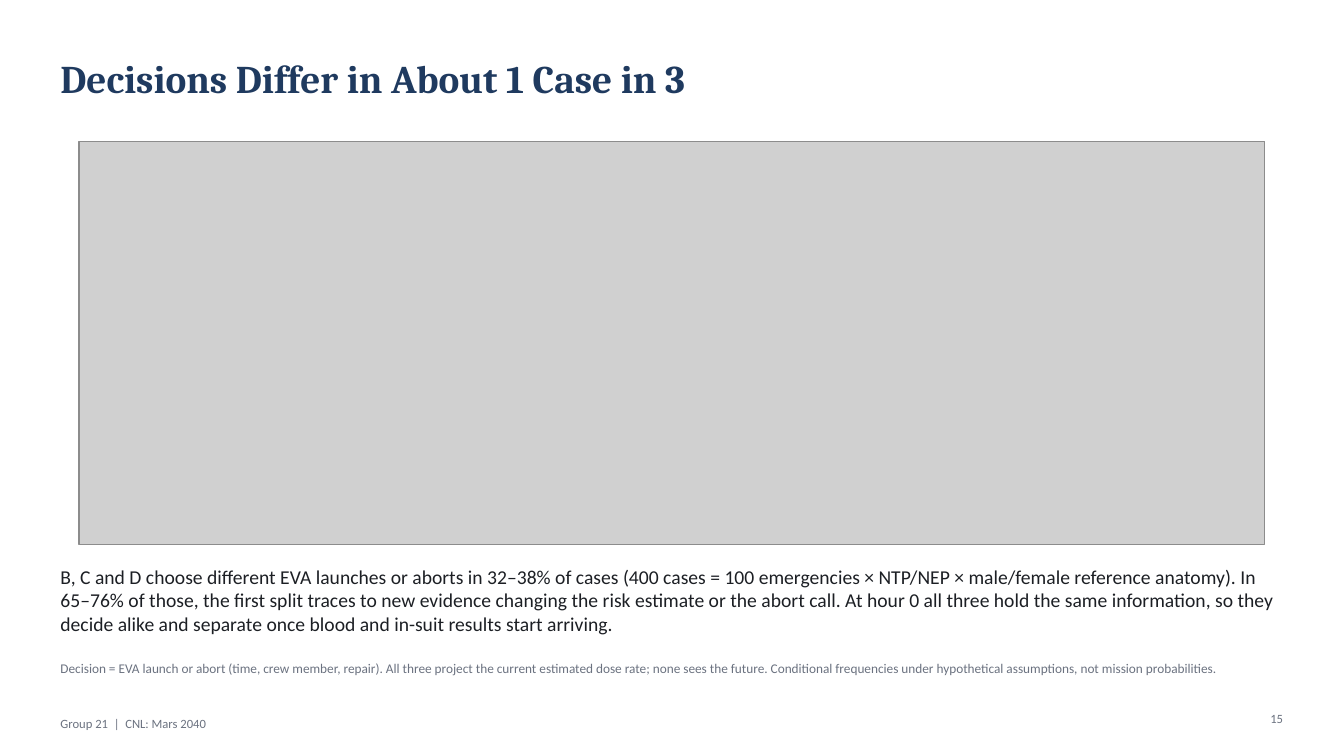
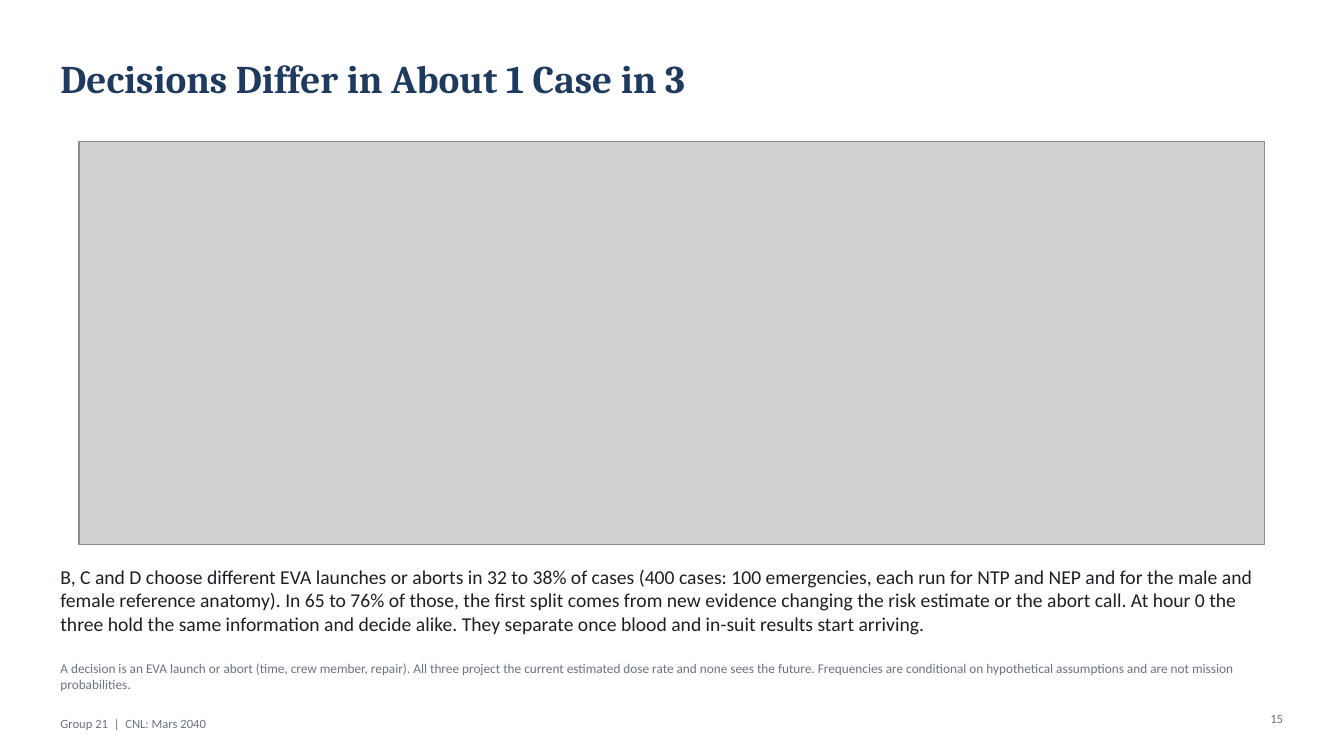
Before and after one commit to jruttan1/cnl-mars-2040, a slide deck: slide 15 of results/presentation/CNL_Team21_Presentation.pptx. Drawn at 1344x756 pixels with LibreOffice and Linux fonts; fonts in the diff are those of the drawing; grey boxes stand for pictures. Boxes give left, top, right and bottom in pixels: in the first picture for what was removed or moved away, otherwise in the second. Text is boxed around its words. In the diff, an @@ line names an element or a change of style, - is before the commit and + after.

```diff
--- a/results/presentation/CNL_Team21_Presentation.pptx
+++ b/results/presentation/CNL_Team21_Presentation.pptx
@@ text at box(60, 570, 1252, 635): text changed @@
-B, C and D choose different EVA launches or aborts in 32–38% of cases (400 cases = 100 emergencies × NTP/NEP × male/female reference anatomy). In 65–76% of those, the first split traces to new evidence changing the risk estimate or the abort call. At hour 0 all three hold the same information, so they decide alike and separate once blood and in-suit results start arriving.
+B, C and D choose different EVA launches or aborts in 32 to 38% of cases (400 cases: 100 emergencies, each run for NTP and NEP and for the male and female reference anatomy). In 65 to 76% of those, the first split comes from new evidence changing the risk estimate or the abort call. At hour 0 the three hold the same information and decide alike. They separate once blood and in-suit results start arriving.
@@ text at box(60, 663, 1233, 691): text changed @@
-Decision = EVA launch or abort (time, crew member, repair). All three project the current estimated dose rate; none sees the future. Conditional frequencies under hypothetical assumptions, not mission probabilities.
+A decision is an EVA launch or abort (time, crew member, repair). All three project the current estimated dose rate and none sees the future. Frequencies are conditional on hypothetical assumptions and are not mission probabilities.
```
Also in this commit, not shown: 5 other slides changed, 16 other files.
